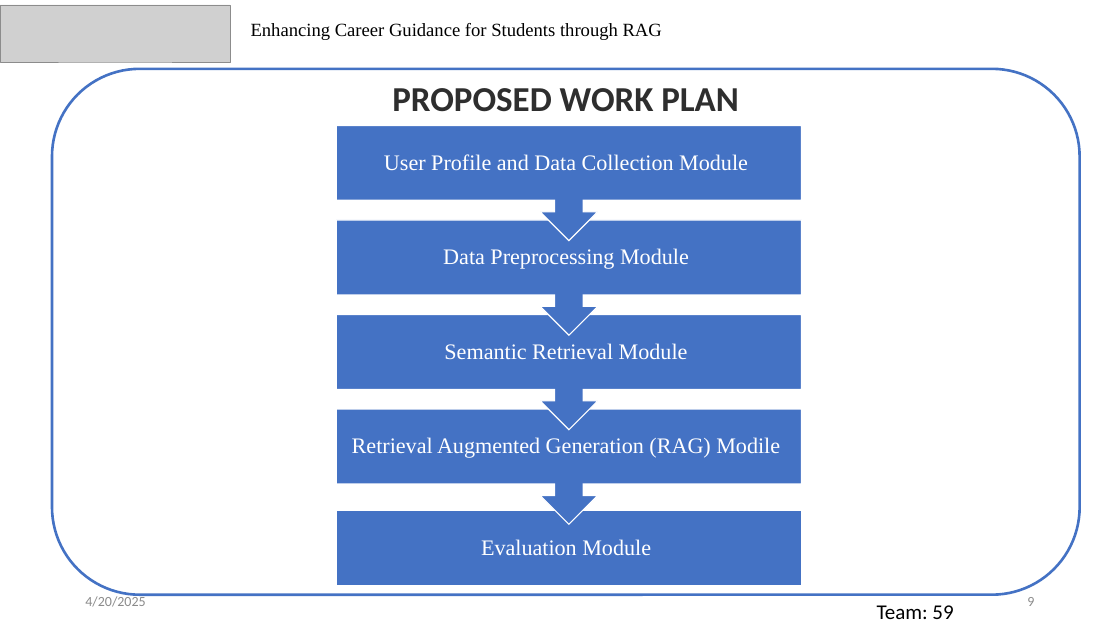
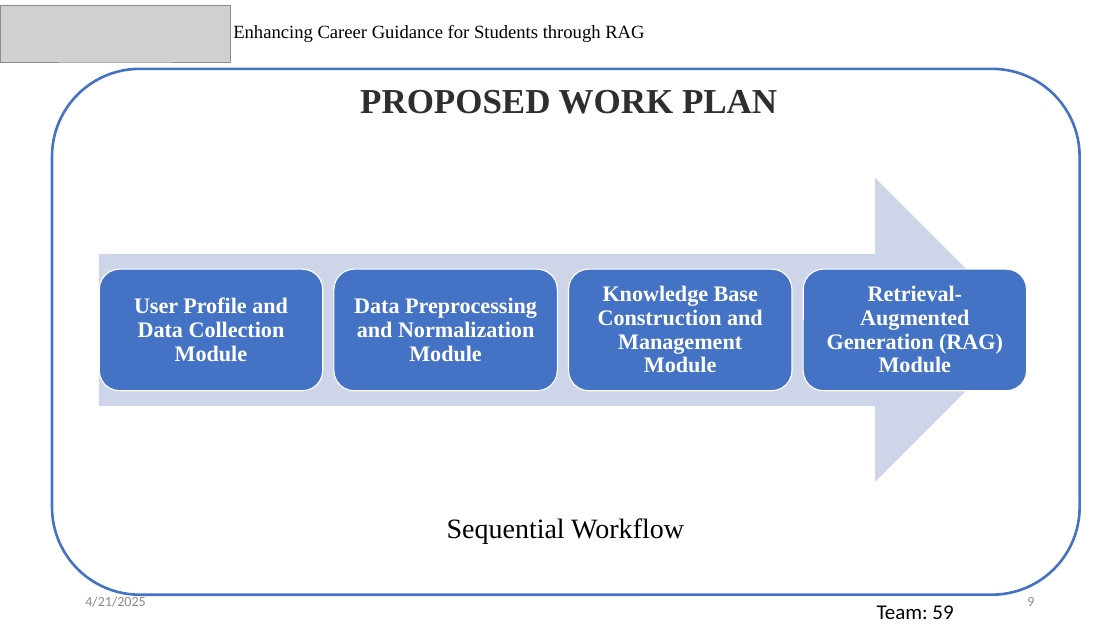
Before and after one commit to akhilswarop/RAG, a slide deck: slide 9 of External Review/External Review PPT.pptx. Drawn at 1120x630 pixels with LibreOffice and Linux fonts; fonts in the diff are those of the drawing; grey boxes stand for pictures. Boxes give left, top, right and bottom in pixels: in the first picture for what was removed or moved away, otherwise in the second. Text is boxed around its words. In the diff, an @@ line names an element or a change of style, - is before the commit and + after.

```diff
--- a/External Review/External Review PPT.pptx
+++ b/External Review/External Review PPT.pptx
@@ text "Enhancing Career Guidance for Students ...": place and size @@
-text "Enhancing Career Guidance for Students ..." at (251, 23, 662, 40)
+text "Enhancing Career Guidance for Students ..." at (233, 25, 644, 42)
@@ text "PROPOSED WORK PLAN" at (360, 90, 777, 114): font Calibri to Times New Roman @@
@@ up arrow callout removed at (336, 125, 802, 240) @@
@@ up arrow callout removed at (336, 220, 802, 335) @@
@@ group added at (99, 178, 1028, 482): 4 rounded rectangles, 1 right arrow, 1 text @@
+Knowledge Base Construction and Management Module
@@ text "User Profile and Data Collection ...": place and size @@
-text "User Profile and Data Collection ..." at (384, 154, 748, 170)
+text "User Profile and Data Collection ..." at (134, 297, 288, 361)
@@ text "User Profile and Data Collection ..." at (134, 297, 288, 361): bold on @@
@@ text at (354, 297, 537, 362): text changed; bold on @@
-Data Preprocessing Module
+Data Preprocessing and Normalization Module
@@ text at (827, 285, 1003, 372): text changed; bold on @@
-Retrieval Augmented Generation (RAG) Modile
+Retrieval-Augmented Generation (RAG) Module
@@ up arrow callout removed at (336, 314, 802, 429) @@
@@ text removed at (444, 343, 688, 359) @@
-Semantic Retrieval Module
@@ up arrow callout removed at (336, 409, 802, 524) @@
@@ rectangle removed at (336, 511, 802, 586) @@
@@ text added at (447, 518, 684, 544), 24 pt, text #000000 @@
+Sequential Workflow
@@ text removed at (481, 539, 651, 555) @@
-Evaluation Module
@@ text at (85, 594, 145, 607): text changed @@
-4/20/2025
+4/21/2025
```
Also in this commit, not shown: 27 other slides changed, 4 slides added.
